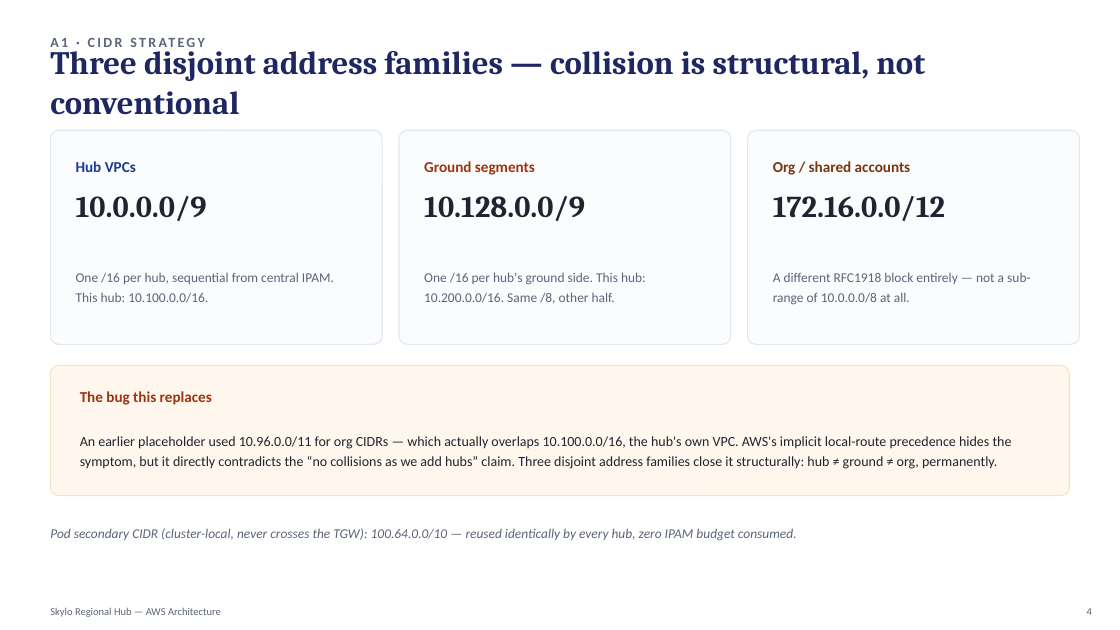
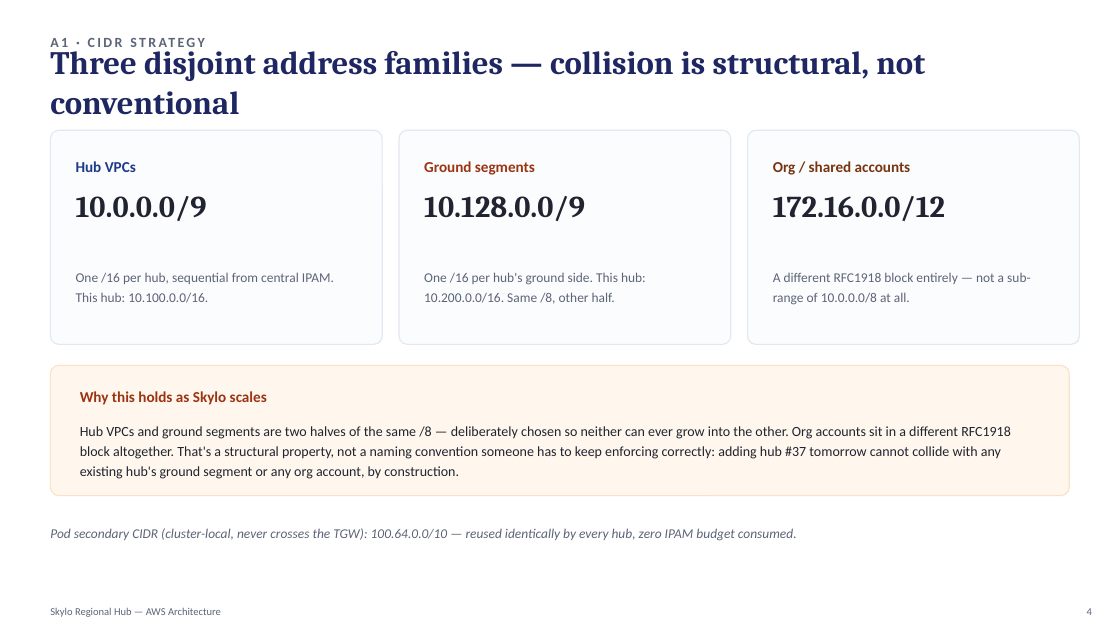
Before and after one commit to itzvinodh/Skylo-craft-demo, a slide deck: slide 4 of final/Skylo-Regional-Hub-Interview-Deck.pptx. Drawn at 1120x630 pixels with LibreOffice and Linux fonts; fonts in the diff are those of the drawing. Boxes give left, top, right and bottom in pixels: in the first picture for what was removed or moved away, otherwise in the second. Text is boxed around its words. In the diff, an @@ line names an element or a change of style, - is before the commit and + after.

```diff
--- a/final/Skylo-Regional-Hub-Interview-Deck.pptx
+++ b/final/Skylo-Regional-Hub-Interview-Deck.pptx
@@ text at (80, 391, 267, 405): text changed @@
-The bug this replaces
+Why this holds as Skylo scales
@@ text at (80, 426, 1011, 479): text changed @@
-An earlier placeholder used 10.96.0.0/11 for org CIDRs — which actually overlaps 10.100.0.0/16, the hub's own VPC. AWS's implicit local-route precedence hides the symptom, but it directly contradicts the “no collisions as we add hubs” claim. Three disjoint address families close it structurally: hub ≠ ground ≠ org, permanently.
+Hub VPCs and ground segments are two halves of the same /8 — deliberately chosen so neither can ever grow into the other. Org accounts sit in a different RFC1918 block altogether. That's a structural property, not a naming convention someone has to keep enforcing correctly: adding hub #37 tomorrow cannot collide with any existing hub's ground segment or any org account, by construction.
```
Also in this commit, not shown: 3 other slides changed, 1 slide removed, 5 other files.
